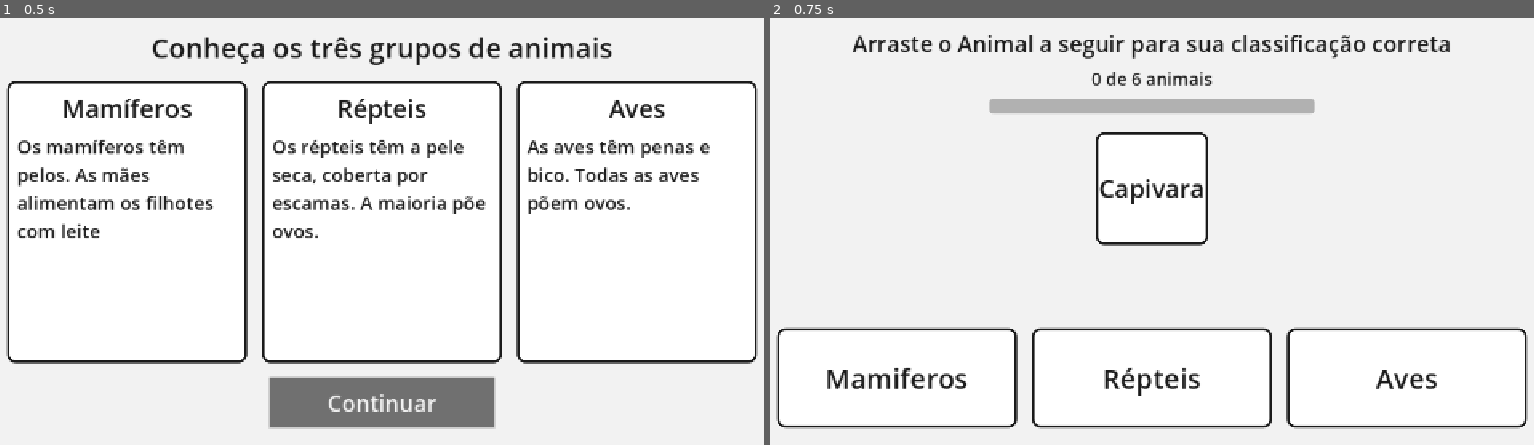
Above: before the commit, frames 1-2 (left to right).
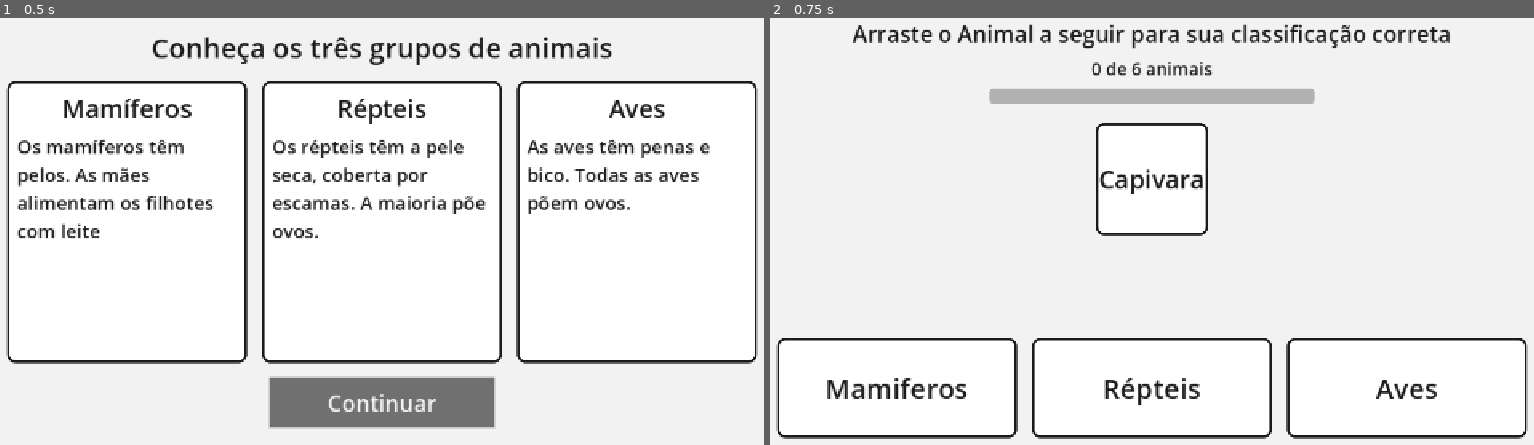
Above: after the commit, the same moments.

Repository: ElTonio313/ProjetoEngSoftUTFPR2026
Game: Godot game, scene res://scenes/phase2/Phase2.tscn
Two runs of this game, one before a commit and one after it. Both use one fixed random seed, a clock stepped at 60 frames per second and the inputs below. This scene is started directly instead of the project's main scene.
Inputs:
- Up to frame 1 (0.5 s): no input
- Up to frame 2 (0.75 s): click "Continuar" at 0.5 s

Frame 1 is identical in both runs. In frame 2, 10% of the frame differs, in the area x 0-100%, y 1-99%.

Commit message:
Barra de progresso, contador, passagem entre os animais e botão sair

Diff:
--- a/scenes/menu/MainMenu.tscn
+++ b/scenes/menu/MainMenu.tscn
@@ -70,3 +70,4 @@
 text = "Sair"
 
 [connection signal="pressed" from="CenterContainer/VBoxContainer/PlayButton" to="." method="_on_play_button_pressed"]
+[connection signal="pressed" from="CenterContainer/VBoxContainer/QuitButton" to="." method="_on_quit_button_pressed"]
--- a/scenes/menu/main_menu.gd
+++ b/scenes/menu/main_menu.gd
@@ -3,3 +3,9 @@
 #muda para a cena de informar o nome
 func _on_play_button_pressed() -> void:
 	GameState.go_to_player_name()
+
+
+
+
+func _on_quit_button_pressed() -> void:
+	get_tree().quit()
--- a/scenes/phase2/Phase2.tscn
+++ b/scenes/phase2/Phase2.tscn
@@ -77,9 +77,9 @@
 grow_horizontal = 2
 grow_vertical = 2
 theme_override_constants/margin_left = 40
-theme_override_constants/margin_top = 40
+theme_override_constants/margin_top = 24
 theme_override_constants/margin_right = 40
-theme_override_constants/margin_bottom = 40
+theme_override_constants/margin_bottom = 24
 
 [node name="MainColumn" type="VBoxContainer" parent="MarginContainer" unique_id=1228698713]
 layout_mode = 2
@@ -94,6 +94,7 @@
 autowrap_mode = 2
 
 [node name="ProgressLabel" type="Label" parent="MarginContainer/MainColumn" unique_id=458593463]
+unique_name_in_owner = true
 layout_mode = 2
 theme_override_colors/font_color = Color(0.101960786, 0.101960786, 0.101960786, 1)
 theme_override_font_sizes/font_size = 28
@@ -101,6 +102,7 @@
 horizontal_alignment = 1
 
 [node name="ProgressBar" type="ProgressBar" parent="MarginContainer/MainColumn" unique_id=1314564838]
+unique_name_in_owner = true
 custom_minimum_size = Vector2(520, 24)
 layout_mode = 2
 size_flags_horizontal = 4
@@ -127,14 +129,27 @@
 text = "Animal"
 horizontal_alignment = 1
 
-[node name="FeedbackLabel" type="Label" parent="MarginContainer/MainColumn" unique_id=564995622]
-unique_name_in_owner = true
-custom_minimum_size = Vector2(0, 90)
-layout_mode = 2
-theme_override_colors/font_color = Color(0.101960786, 0.101960786, 0.101960786, 1)
-theme_override_font_sizes/font_size = 36
-horizontal_alignment = 1
-autowrap_mode = 3
+[node name="FeedbackRow" type="HBoxContainer" parent="MarginContainer/MainColumn" unique_id=2026902704]
+layout_mode = 2
+theme_override_constants/separation = 24
+
+[node name="FeedbackLabel" type="Label" parent="MarginContainer/MainColumn/FeedbackRow" unique_id=564995622]
+unique_name_in_owner = true
+custom_minimum_size = Vector2(0, 120)
+layout_mode = 2
+size_flags_horizontal = 3
+theme_override_colors/font_color = Color(0.101960786, 0.101960786, 0.101960786, 1)
+theme_override_font_sizes/font_size = 28
+horizontal_alignment = 1
+autowrap_mode = 3
+
+[node name="NextButton" type="Button" parent="MarginContainer/MainColumn/FeedbackRow" unique_id=2146039434]
+unique_name_in_owner = true
+custom_minimum_size = Vector2(300, 80)
+layout_mode = 2
+size_flags_vertical = 4
+theme_override_font_sizes/font_size = 32
+text = "Próximo Animal"
 
 [node name="ZonesRow" type="HBoxContainer" parent="MarginContainer/MainColumn" unique_id=714026897]
 layout_mode = 2
@@ -305,4 +320,5 @@
 theme_override_font_sizes/font_size = 36
 text = "Continuar"
 
+[connection signal="pressed" from="MarginContainer/MainColumn/FeedbackRow/NextButton" to="." method="_on_next_button_pressed"]
 [connection signal="pressed" from="IntroPanel/IntroMargin/IntroColumn/ContinueButton" to="." method="_on_continue_button_pressed"]
--- a/scenes/phase2/phase_2.gd
+++ b/scenes/phase2/phase_2.gd
@@ -5,8 +5,11 @@
 
 @onready var intro_panel: Control = %IntroPanel
 @onready var continue_button: Button = %ContinueButton
+@onready var progress_label: Label = %ProgressLabel        # NOVO
+@onready var progress_bar: ProgressBar = %ProgressBar      # NOVO
 @onready var animal_card: AnimalCard = %AnimalCard
 @onready var feedback_label: Label = %FeedbackLabel
+@onready var next_button: Button = %NextButton             # NOVO
 @onready var mammals_zone: DropZone = %MammalsZone
 @onready var reptiles_zone: DropZone = %ReptilesZone
 @onready var birds_zone: DropZone = %BirdsZone
@@ -20,16 +23,20 @@
 	add_child(manager)
 	manager.exercise_ready.connect(_on_exercise_ready)
 	manager.answer_checked.connect(_on_answer_checked)
+	manager.phase_finished.connect(_on_phase_finished)     # NOVO
 
 	for zone in [mammals_zone, reptiles_zone, birds_zone]:
 		zone.animal_dropped.connect(_on_animal_dropped)
 
 	feedback_label.text = ""
+	next_button.hide()                                      # NOVO
 	intro_panel.show()
 	continue_button.grab_focus()
 
 	# Prepara a fase (carrega os animais). O cronômetro NÃO começa aqui.
-	if not manager.start_phase():
+	if manager.start_phase():
+		_update_progress()                                  # NOVO
+	else:
 		continue_button.disabled = true
 		continue_button.text = "Não foi possível carregar os animais"
 
@@ -39,10 +46,18 @@
 	manager.next_exercise()  # apresenta o 1º animal e inicia o cronômetro dele
 
 
+# NOVO: o aluno clicou em "Próximo animal" (ou "Concluir").
+func _on_next_button_pressed() -> void:
+	next_button.hide()
+	manager.next_exercise()
+
+
 func _on_exercise_ready(animal: Animal, _number: int, _total: int) -> void:
 	animal_card.set_animal_name(animal.display_name)
 	_set_animal_draggable(true)
 	feedback_label.text = ""
+	next_button.hide()                                      # NOVO
+	_update_progress()                                      # NOVO
 
 
 func _on_animal_dropped(category: String) -> void:
@@ -53,8 +68,27 @@
 	if is_correct:
 		_show_feedback("✔ Acertou! Muito bem!", COLOR_RIGHT)
 		_set_animal_draggable(false)
+		_update_progress()                                  # NOVO (só avança no acerto)
+		var is_last := manager.current_index + 1 >= manager.get_total()
+		next_button.text = "Concluir" if is_last else "Próximo animal"
+		next_button.show()
+		next_button.grab_focus()
 	else:
 		_show_feedback("✘ Não foi dessa vez. Tente de novo.\nDica: " + hint, COLOR_WRONG)
+
+
+# NOVO: PROVISÓRIO. A conclusão de verdade vem na Etapa 9.
+func _on_phase_finished(result: Dictionary) -> void:
+	print("Fase 2 concluída: ", result)
+	_show_feedback("Fase concluída! (tela final na próxima etapa)", COLOR_RIGHT)
+
+
+# NOVO: a barra e o texto sempre refletem o que a lógica já contou.
+func _update_progress() -> void:
+	var total := manager.get_total()
+	progress_bar.max_value = total
+	progress_bar.value = manager.completed_count
+	progress_label.text = "%d de %d animais" % [manager.completed_count, total]
 
 
 func _show_feedback(text: String, color: Color) -> void:
